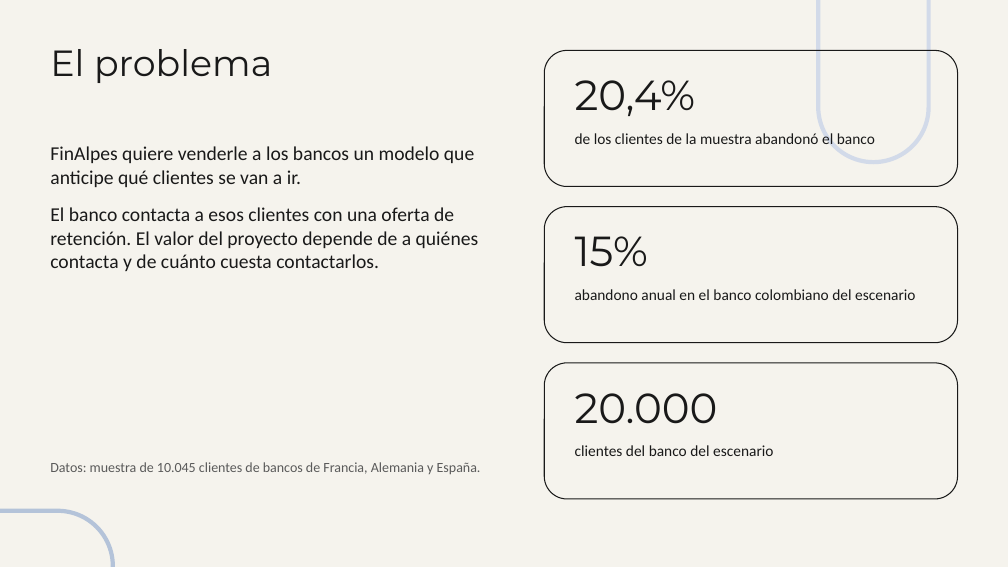
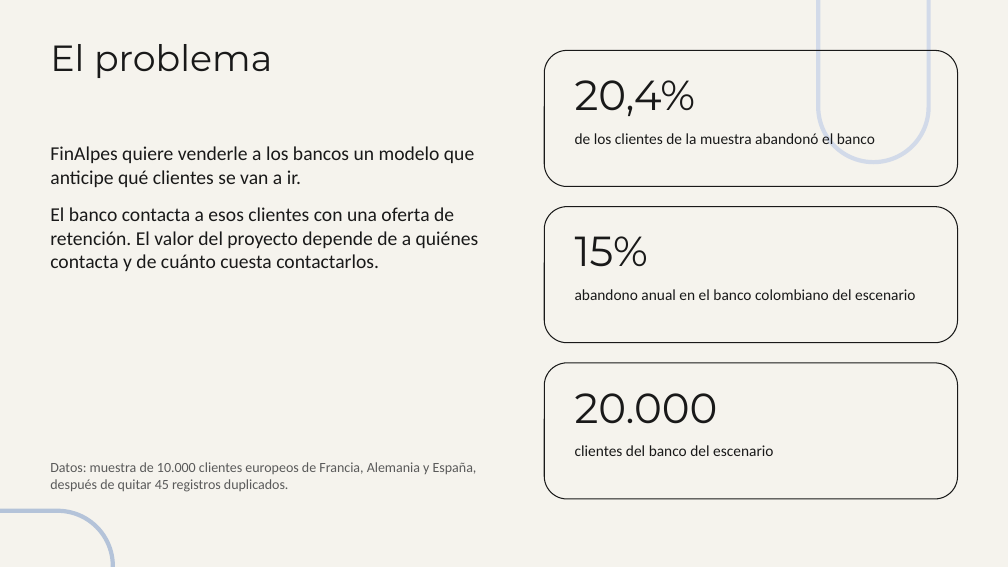
Before and after one commit to maria366p/CD_taller2, a slide deck: slide 2 of informe/Presentacion_Taller2.pptx. Drawn at 1008x567 pixels with LibreOffice and Linux fonts; fonts in the diff are those of the drawing. Boxes give left, top, right and bottom in pixels: in the first picture for what was removed or moved away, otherwise in the second. Text is boxed around its words. In the diff, an @@ line names an element or a change of style, - is before the commit and + after.

```diff
--- a/informe/Presentacion_Taller2.pptx
+++ b/informe/Presentacion_Taller2.pptx
@@ title "El problema" at box(50, 44, 272, 78): line spacing 1 to 0.9 @@
@@ text at box(50, 462, 477, 492): text changed @@
-Datos: muestra de 10.045 clientes de bancos de Francia, Alemania y España.
+Datos: muestra de 10.000 clientes europeos de Francia, Alemania y España, después de quitar 45 registros duplicados.
```
Also in this commit, not shown: 7 other slides changed, 1 slide added, 1 slide removed.
